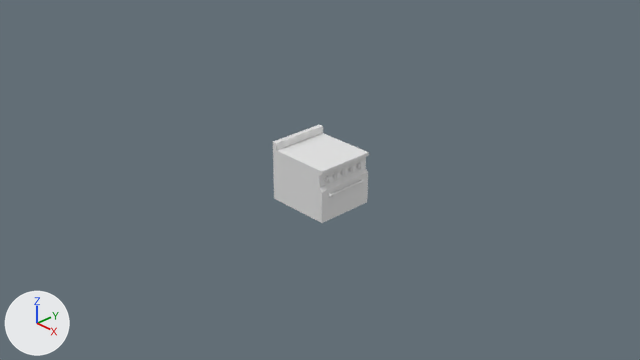
The Blender file BlenderFiles/Kitchen.blend: old version first, new version second.
Before and after are seen from the file's camera 'Camera'. The lights are fixed; the arrows at lower left show +X, +Y and +Z.
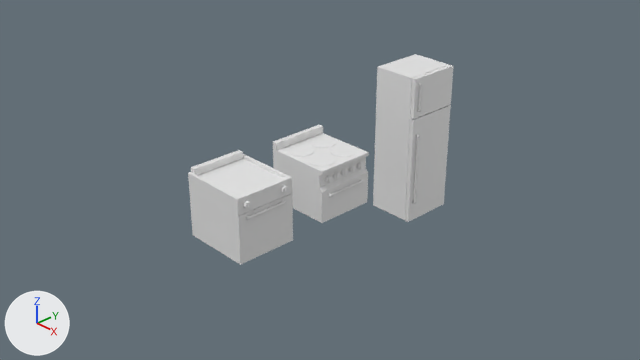
The change, as a diff of the scene's bpy script:
```diff
--- a/BlenderFiles/Kitchen.blend.py
+++ b/BlenderFiles/Kitchen.blend.py
@@ me_cylinder_012 @@
+me_cylinder_012.from_pydata(...)  # 48 vertices, 33 faces; spans x -0.047..0.047, y -0.047..0.047, z -0.0389..0.0226
+me_cylinder_012.polygons.foreach_set('use_smooth', [True] * 33)
@@ me_cube_006 @@
+me_cube_006.from_pydata(...)  # 32 vertices, 28 faces; spans x -0.029..0.007, y -0.289..0.289, z -0.017..0.017
+me_cube_006.polygons.foreach_set('use_smooth', [True] * 28)
@@ me_cube_005 @@
+me_cube_005.from_pydata(...)  # 94 vertices, 92 faces; spans x -0.447..0.472, y -0.4..0.4, z -0.4..0.49
@@ me_cube_004 @@
+me_cube_004.from_pydata(...)  # 24 vertices, 22 faces; spans x -0.032..0.01, y -0.015..0.015, z -0.514..0.514
+me_cube_004.polygons.foreach_set('use_smooth', [True] * 22)
@@ me_cube_003 @@
+me_cube_003.from_pydata(...)  # 24 vertices, 22 faces; spans x -0.032..0.01, y -0.015..0.015, z -0.194..0.194
+me_cube_003.polygons.foreach_set('use_smooth', [True] * 22)
@@ me_cube_002 @@
+me_cube_002.from_pydata(...)  # 48 vertices, 45 faces; spans x -0.31..0.36, y -0.38..0.38, z -1.04..1.04
@@ ob_cylinder_006 @@
+ob_cylinder_006 = bpy.data.objects.new('Cylinder.006', me_cylinder_012)
+ob_cylinder_006.location = (0.507, -1.558, 0.337)
+ob_cylinder_006.rotation_euler = (0.0, 1.571, 0.0)  # degrees (0, 90, 0)
+ob_cylinder_006.scale = (0.906, 0.906, 0.906)
@@ ob_cube_006 @@
+ob_cube_006 = bpy.data.objects.new('Cube.006', me_cube_006)
+ob_cube_006.location = (0.501, -1.283, 0.167)
@@ ob_cube_005 @@
+ob_cube_005 = bpy.data.objects.new('Cube.005', me_cube_005)
+ob_cube_005.location = (0.0, -1.274, 0.0)
@@ ob_cube_004 @@
+ob_cube_004 = bpy.data.objects.new('Cube.004', me_cube_004)
+ob_cube_004.location = (0.397, 1.425, -0.255)
@@ ob_cube_003 @@
+ob_cube_003 = bpy.data.objects.new('Cube.003', me_cube_003)
+ob_cube_003.location = (0.397, 1.425, 0.78)
@@ ob_cube_002 @@
+ob_cube_002 = bpy.data.objects.new('Cube.002', me_cube_002)
+ob_cube_002.location = (0.0, 1.731, 0.0)
```

What differs and where, as boxes [x1, y1, x2, y2] in the pictures (640 x 360 px):
'Cube.002', added
    after: [373, 54, 454, 222]
'Cube.005', added
    after: [188, 150, 293, 265]
'Cube.004', added
    after: [412, 134, 420, 204]
'Cube.006', added
    after: [246, 200, 287, 220]
'Cube.003', added
    after: [417, 83, 422, 112]
'Cylinder.006', added
    after: [243, 200, 251, 209]
'Cylinder.001', unchanged, uncovered by the edit
    after: [288, 137, 358, 166]
